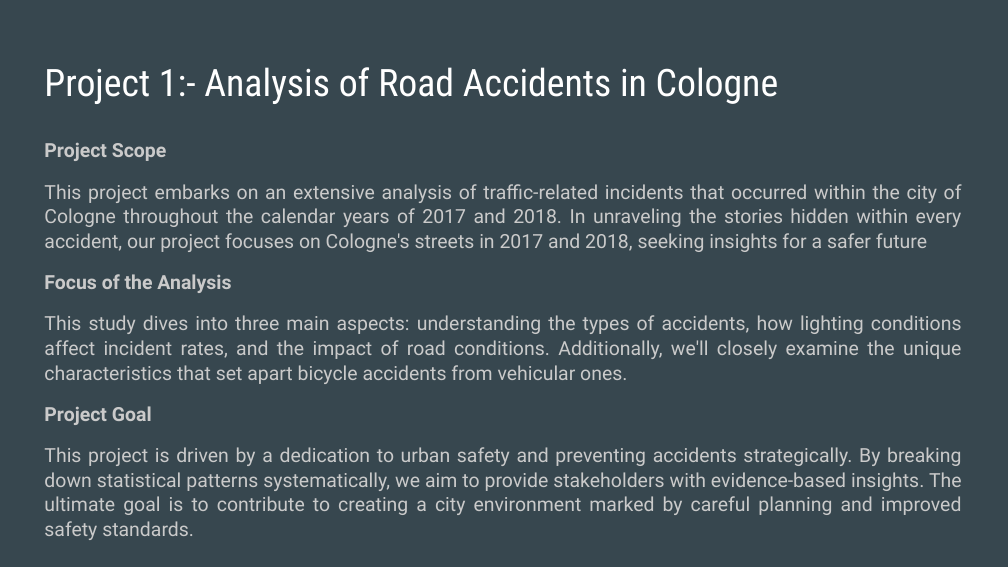
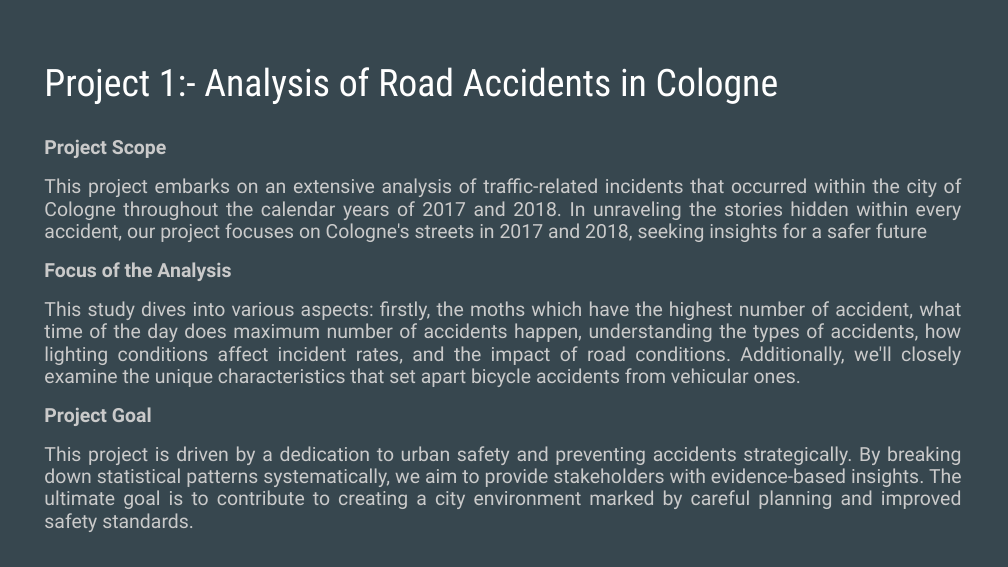
Before and after one commit to ankitj-97/made-template, a slide deck: slide 3 of project/slides.pptx. Drawn at 1008x567 pixels with LibreOffice and Linux fonts; fonts in the diff are those of the drawing. Boxes give left, top, right and bottom in pixels: in the first picture for what was removed or moved away, otherwise in the second. Text is boxed around its words. In the diff, an @@ line names an element or a change of style, - is before the commit and + after.

```diff
--- a/project/slides.pptx
+++ b/project/slides.pptx
@@ text at (x1=44, y1=139, x2=962, y2=532): line spacing 1.05 to 0.95 @@
@@ text at (x1=44, y1=301, x2=961, y2=387): text changed @@
-This study dives into three main aspects: understanding the types of accidents, how lighting conditions affect incident rates, and the impact of road conditions. Additionally, we'll closely examine the unique characteristics that set apart bicycle accidents from vehicular ones.
+This study dives into various aspects: firstly, the moths which have the highest number of accident, what time of the day does maximum number of accidents happen, understanding the types of accidents, how lighting conditions affect incident rates, and the impact of road conditions. Additionally, we'll closely examine the unique characteristics that set apart bicycle accidents from vehicular ones.
```
Also in this commit, not shown: 2 other slides changed, 1 other file.
